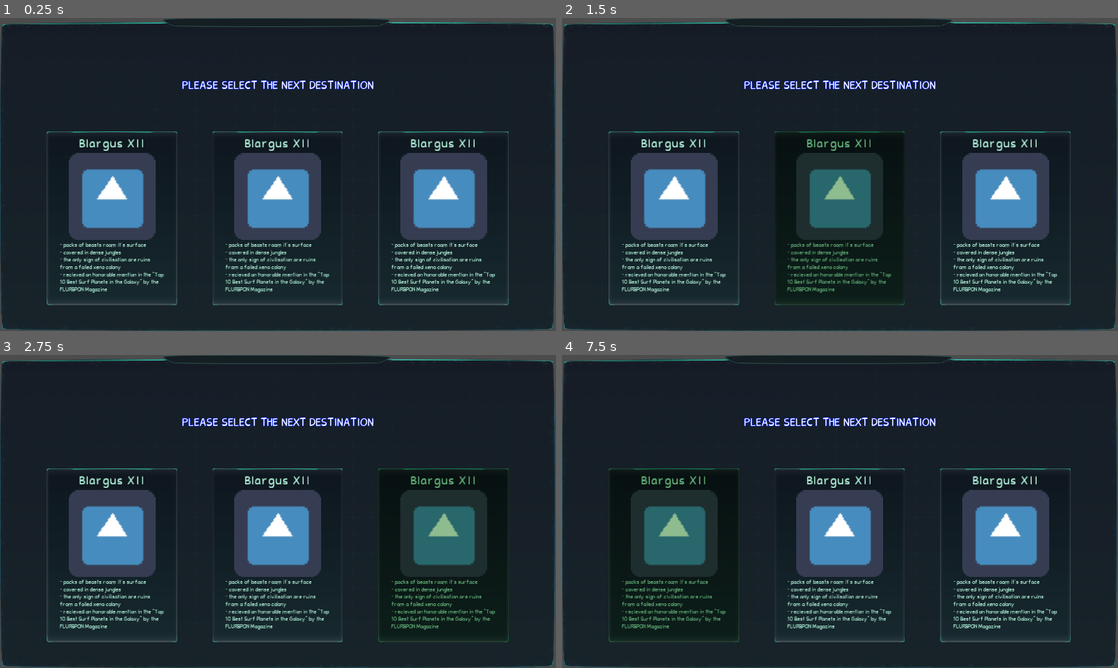
Above: before the commit, frames 1-4 (two rows, left to right).
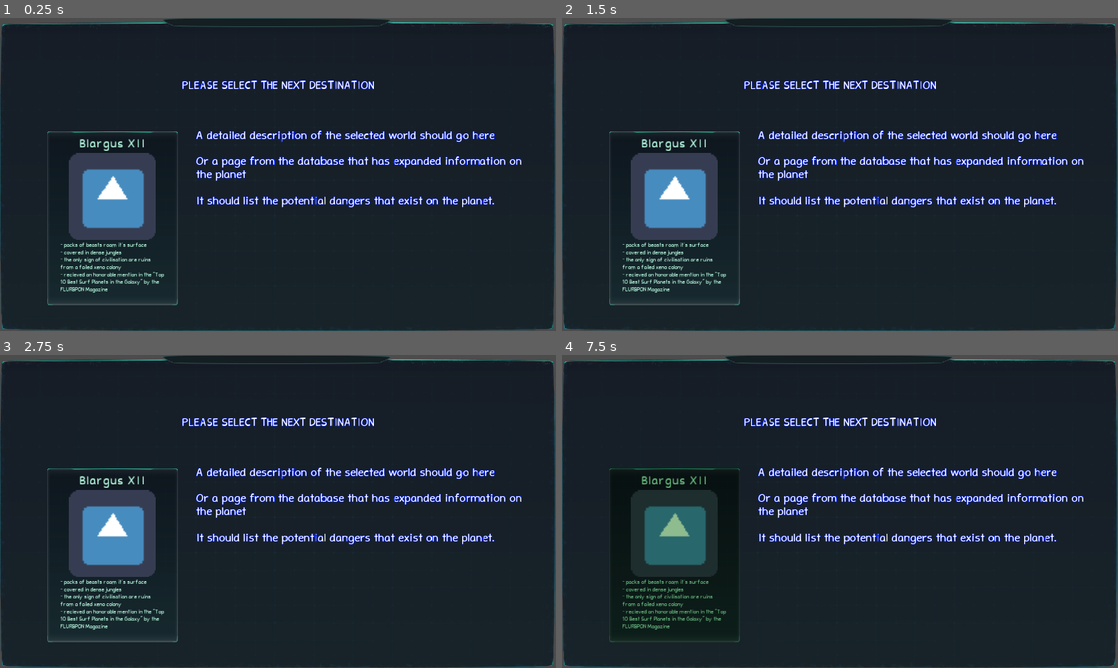
Above: after the commit, the same moments.

Repository: ktosox/Godot_WIld_06_2021
Game: Godot game, scene res://LevelSelection/LevelSelection.tscn
The game is run twice, just before and just after one commit, with the same random seed, the same clock (stepped at 60 frames per second) and the same inputs. The project has no main scene, so this scene is started directly. The engine's default icon, where the game draws it, is replaced by a stand-in: a white triangle on a blue panel in a dark square.
Inputs (mouse positions are in pixels of both pictures, inside the frame that each line leads up to):
- Up to frame 1 (0.25 s): no input
- Up to frame 2 (1.5 s): tap Enter at 0.5 s; move the mouse to (673, 218) at 0.52 s; click (673, 218) at 0.67 s; tap Space at 1.25 s; move the mouse to (840, 218) at 1.27 s; click (840, 218) at 1.42 s
- Up to frame 3 (2.75 s): tap Enter at 2 s; move the mouse to (444, 555) at 2.02 s; click (444, 555) at 2.17 s
- Up to frame 4 (7.5 s): tap Space at 2.75, 4.25 s; move the mouse to (812, 574) at 2.77 s; click (812, 574) at 2.92 s; tap Enter at 3.5 s; move the mouse to (1006, 558) at 3.52 s; click (1006, 558) at 3.67 s; move the mouse to (673, 464) at 4.27 s; click (673, 464) at 4.42 s; move the mouse to (867, 511) at 5.02 s; click (867, 511) at 5.17 s; move the mouse to (756, 433) at 5.77 s; click (756, 433) at 5.92 s; move the mouse to (962, 495) at 6.52 s; click (962, 495) at 6.67 s; move the mouse to (728, 527) at 7.27 s; click (728, 527) at 7.42 s

The runs differ from the first frame. In frame 1, 14% of the frame differs, in the area x 8-94%, y 19-92%; in frame 2, 12%; in frame 3, 12%; in frame 4, 14%.

Commit message:
finished designing level selection scene

Diff:
--- a/Game/LevelSelection/LevelCard.tscn
+++ b/Game/LevelSelection/LevelCard.tscn
@@ -60,15 +60,15 @@
 [node name="Control3" type="VBoxContainer" parent="LayoutV"]
 margin_top = 236.0
 margin_right = 240.0
-margin_bottom = 369.0
+margin_bottom = 360.0
 size_flags_vertical = 3
 size_flags_stretch_ratio = 0.4
 alignment = 1
 
 [node name="Label3" type="Label" parent="LayoutV/Control3"]
-margin_top = 8.0
+margin_top = 4.0
 margin_right = 240.0
-margin_bottom = 124.0
+margin_bottom = 120.0
 custom_fonts/font = ExtResource( 4 )
 custom_colors/font_color = Color( 0.733333, 1, 0.894118, 1 )
 text = "- packs of beasts roam it's surface
--- a/Game/LevelSelection/LevelSelection.tscn
+++ b/Game/LevelSelection/LevelSelection.tscn
@@ -1,9 +1,10 @@
-[gd_scene load_steps=5 format=2]
+[gd_scene load_steps=6 format=2]
 
 [ext_resource path="res://Scripts/LevelSelection.gd" type="Script" id=1]
 [ext_resource path="res://Resources/UI/MainPanel01.png" type="Texture" id=2]
 [ext_resource path="res://LevelSelection/LevelCard.tscn" type="PackedScene" id=3]
 [ext_resource path="res://Resources/Fonts/LevelSelectionFont.tres" type="DynamicFont" id=4]
+[ext_resource path="res://LevelSelection/SelectionButton.tscn" type="PackedScene" id=5]
 
 [node name="LevelSelection" type="NinePatchRect"]
 anchor_right = 1.0
@@ -33,22 +34,74 @@
 "_edit_use_anchors_": false
 }
 
-[node name="Control" type="CenterContainer" parent="VBoxContainer"]
+[node name="TitleText" type="HBoxContainer" parent="VBoxContainer"]
 margin_right = 1140.0
 margin_bottom = 196.0
 size_flags_vertical = 3
 size_flags_stretch_ratio = 0.2
+alignment = 1
 
-[node name="Label" type="Label" parent="VBoxContainer/Control"]
-margin_left = 346.0
+[node name="Label" type="Label" parent="VBoxContainer/TitleText"]
 margin_top = 85.0
-margin_right = 793.0
+margin_right = 1140.0
 margin_bottom = 111.0
+size_flags_horizontal = 3
+size_flags_stretch_ratio = 2.0
 custom_fonts/font = ExtResource( 4 )
 text = "please select the next destination"
+align = 1
 uppercase = true
 
-[node name="HBoxContainer" type="HBoxContainer" parent="VBoxContainer"]
+[node name="ConfirmSelection" parent="VBoxContainer/TitleText" instance=ExtResource( 5 )]
+visible = false
+margin_left = 566.0
+margin_top = 82.0
+margin_right = 779.0
+margin_bottom = 114.0
+text = "select this planet"
+
+[node name="CancelSelection" parent="VBoxContainer/TitleText" instance=ExtResource( 5 )]
+visible = false
+margin_left = 820.0
+margin_top = 82.0
+margin_right = 1033.0
+margin_bottom = 114.0
+text = "back to selection"
+
+[node name="LevelDetails" type="HBoxContainer" parent="VBoxContainer"]
+margin_top = 200.0
+margin_right = 1140.0
+margin_bottom = 600.0
+rect_min_size = Vector2( 0, 400 )
+size_flags_vertical = 9
+
+[node name="LevelCard" parent="VBoxContainer/LevelDetails" instance=ExtResource( 3 )]
+anchor_right = 0.0
+anchor_bottom = 0.0
+margin_left = 39.0
+margin_right = 339.0
+margin_bottom = 400.0
+
+[node name="Control" type="VBoxContainer" parent="VBoxContainer/LevelDetails"]
+margin_left = 382.0
+margin_right = 1140.0
+margin_bottom = 400.0
+size_flags_horizontal = 3
+size_flags_stretch_ratio = 2.0
+
+[node name="Label" type="Label" parent="VBoxContainer/LevelDetails/Control"]
+margin_right = 758.0
+margin_bottom = 171.0
+custom_fonts/font = ExtResource( 4 )
+text = "A detailed description of the selected world should go here
+
+Or a page from the database that has expanded information on the planet
+
+It should list the potential dangers that exist on the planet."
+autowrap = true
+
+[node name="SelectionCards" type="HBoxContainer" parent="VBoxContainer"]
+visible = false
 margin_top = 200.0
 margin_right = 1140.0
 margin_bottom = 600.0
@@ -58,27 +111,29 @@
 "_edit_use_anchors_": false
 }
 
-[node name="Card1" parent="VBoxContainer/HBoxContainer" instance=ExtResource( 3 )]
+[node name="Card1" parent="VBoxContainer/SelectionCards" instance=ExtResource( 3 )]
 anchor_right = 0.0
 anchor_bottom = 0.0
 margin_left = 38.0
 margin_right = 338.0
 margin_bottom = 400.0
 
-[node name="Card2" parent="VBoxContainer/HBoxContainer" instance=ExtResource( 3 )]
+[node name="Card2" parent="VBoxContainer/SelectionCards" instance=ExtResource( 3 )]
 anchor_right = 0.0
 anchor_bottom = 0.0
 margin_left = 419.0
 margin_right = 719.0
 margin_bottom = 400.0
 
-[node name="Card3" parent="VBoxContainer/HBoxContainer" instance=ExtResource( 3 )]
+[node name="Card3" parent="VBoxContainer/SelectionCards" instance=ExtResource( 3 )]
 anchor_right = 0.0
 anchor_bottom = 0.0
 margin_left = 801.0
 margin_right = 1101.0
 margin_bottom = 400.0
 
-[connection signal="gui_input" from="VBoxContainer/HBoxContainer/Card1" to="." method="_on_Card1_gui_input"]
-[connection signal="gui_input" from="VBoxContainer/HBoxContainer/Card2" to="." method="_on_Card2_gui_input"]
-[connection signal="gui_input" from="VBoxContainer/HBoxContainer/Card3" to="." method="_on_Card3_gui_input"]
+[connection signal="pressed" from="VBoxContainer/TitleText/ConfirmSelection" to="." method="_on_ConfirmSelection_pressed"]
+[connection signal="pressed" from="VBoxContainer/TitleText/CancelSelection" to="." method="_on_CancelSelection_pressed"]
+[connection signal="gui_input" from="VBoxContainer/SelectionCards/Card1" to="." method="_on_Card1_gui_input"]
+[connection signal="gui_input" from="VBoxContainer/SelectionCards/Card2" to="." method="_on_Card2_gui_input"]
+[connection signal="gui_input" from="VBoxContainer/SelectionCards/Card3" to="." method="_on_Card3_gui_input"]
--- /dev/null
+++ b/Game/LevelSelection/SelectionButton.tscn
@@ -0,0 +1,16 @@
+[gd_scene load_steps=2 format=2]
+
+[ext_resource path="res://Resources/Fonts/LevelSelectionFont.tres" type="DynamicFont" id=1]
+
+[node name="SelectionButton" type="Button"]
+margin_left = 781.0
+margin_right = 793.0
+margin_bottom = 196.0
+size_flags_horizontal = 6
+size_flags_vertical = 4
+size_flags_stretch_ratio = 1.2
+custom_fonts/font = ExtResource( 1 )
+text = "ABCEDED"
+__meta__ = {
+"_edit_use_anchors_": false
+}
--- a/Game/Scripts/LevelSelection.gd
+++ b/Game/Scripts/LevelSelection.gd
@@ -1,34 +1,67 @@
 extends Control
 
 
-# Declare member variables here. Examples:
-# var a = 2
-# var b = "text"
+onready var currentState = $VBoxContainer/SelectionCards
 
+var selectedPlanet = 0
 
 # Called when the node enters the scene tree for the first time.
 func _ready():
 	pass # Replace with function body.
 
+func load_card_data():
+	#get all of the relevant data to cards from 1 to 3
+	pass
 
 func select_level(nr):
-	print(nr)
+	selectedPlanet = nr # + 3 for each planet already beaten by the player
+	change_to_confirmation(nr)
 	pass
 
+func confirm_selection():
+	#whatever call to the global singleton needs to be made to mave the machine forward should go here
+	pass
+
+func change_to_selection():
+	currentState.visible = false
+	currentState = $VBoxContainer/SelectionCards
+	currentState.visible = true
+	$VBoxContainer/TitleText/ConfirmSelection.visible = false
+	$VBoxContainer/TitleText/CancelSelection.visible = false
+	$VBoxContainer/TitleText/Label.text = "please select the next planet"
+	pass
+
+func change_to_confirmation(nr):
+	currentState.visible = false
+	currentState = $VBoxContainer/LevelDetails
+	currentState.visible = true
+	$VBoxContainer/TitleText/ConfirmSelection.visible = true
+	$VBoxContainer/TitleText/CancelSelection.visible = true
+	$VBoxContainer/TitleText/Label.text = "You have selected planet "+String(nr)+",\n should we start the engines?"
+	#loading level details for the given level goes here
+	pass
 
 func _on_Card1_gui_input(event:InputEvent):
 	if(event.is_class("InputEventMouseButton") and event.is_pressed()):
 		select_level(1)
-
-
 
 func _on_Card2_gui_input(event):
 	if(event.is_class("InputEventMouseButton") and event.is_pressed()):
 		select_level(2)
 	pass # Replace with function body.
 
-
 func _on_Card3_gui_input(event):
 	if(event.is_class("InputEventMouseButton") and event.is_pressed()):
 		select_level(3)
 	pass # Replace with function body.
+
+
+func _on_ConfirmSelection_pressed():
+	confirm_selection()
+	pass # Replace with function body.
+
+
+
+func _on_CancelSelection_pressed():
+	change_to_selection()
+	pass # Replace with function body.
--- a/Game/SpaceShip.tscn
+++ b/Game/SpaceShip.tscn
@@ -114,7 +114,6 @@
 }
 
 [node name="Button" type="Button" parent="."]
-visible = false
 margin_right = 12.0
 margin_bottom = 20.0
 text = "FREEZE"
